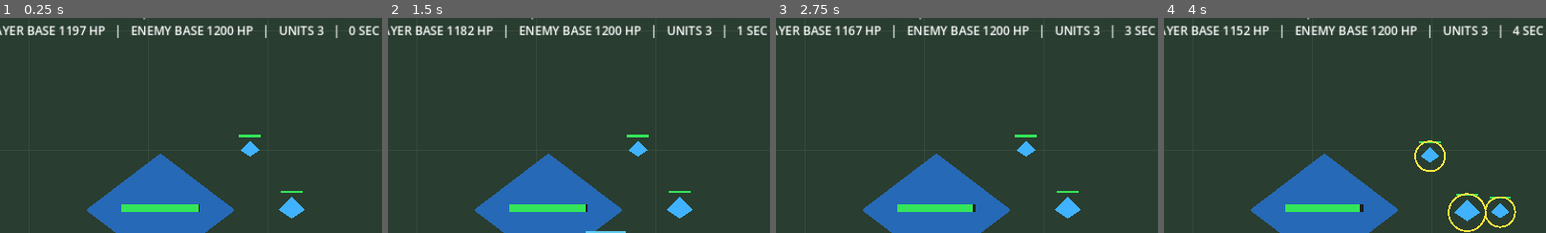
Above: before the commit, frames 1-4 (left to right).
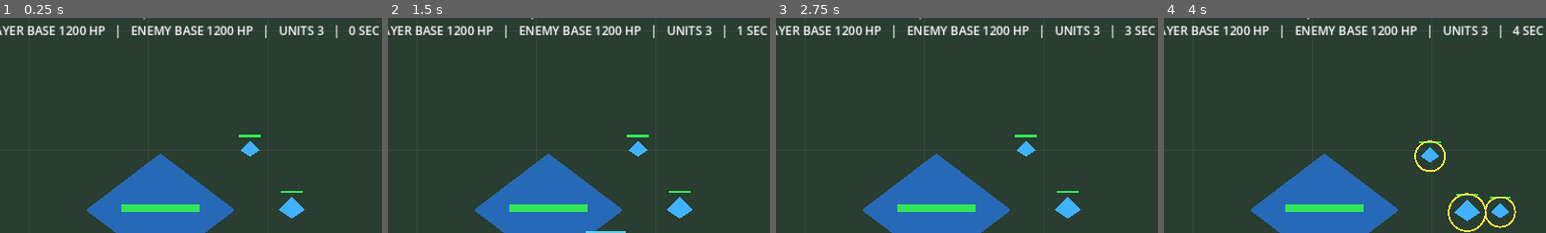
Above: after the commit, the same moments.

Repository: itsalirezajr-design/Empire-of-Lion-and-Sun
Game: Godot game, scene res://scenes/Main.tscn
Two runs of this game, one before a commit and one after it. Both use one fixed random seed, a clock stepped at 60 frames per second and the inputs below.
Inputs (mouse positions are % of the whole screen's width and height, from its top left):
- Up to frame 1 (0.25 s): no input
- Up to frame 2 (1.5 s): tap Enter at 0.5 s; move the mouse to (72, 45) at 0.52 s; hold Shift 0.53-1.25 s; click (72, 45) at 0.67 s; tap Space at 1.25 s; drag from (30, 55) to (45, 70) at 1.27 s
- Up to frame 3 (2.75 s): move the mouse to (60, 28) at 2.02 s; hold Shift from 2.03 s (still down); click (60, 28) at 2.17 s
- Up to frame 4 (4 s): release Shift at 2.75 s; drag from (45, 70) to (20, 35) at 2.77 s; move the mouse to (80, 65) at 3.52 s; hold Shift from 3.53 s (still down); click (80, 65) at 3.67 s
The pictures show only the part of the screen within x 4-54%, y 5-55%; the shares and areas given below are measured in that part.

The runs differ from the first frame. In frame 1, 0.1% of the frame differs, in the area x 17-53%, y 3-91%; in frame 2, 0.1%; in frame 3, 0.2%; in frame 4, 0.2%.

Commit message:
Fix base attack behavior for both teams

Diff:
--- a/scripts/main.gd
+++ b/scripts/main.gd
@@ -113,8 +113,14 @@
 			if pos.distance_to(destination) > 7.0:
 				pos = pos.move_toward(destination, float(unit["speed"]) * delta)
 				unit["pos"] = pos
+			elif is_player:
+				if pos.distance_to(ENEMY_BASE) <= 150.0 and float(unit["cooldown"]) <= 0.0:
+					enemy_base_hp -= float(unit["damage"])
+					unit["cooldown"] = ATTACK_INTERVAL
 			elif not is_player:
-				player_base_hp -= 4.0 * delta
+				if pos.distance_to(PLAYER_BASE) <= 150.0 and float(unit["cooldown"]) <= 0.0:
+					player_base_hp -= float(unit["damage"])
+					unit["cooldown"] = ATTACK_INTERVAL
 		if float(unit["hp"]) <= 0.0:
 			if selected_units.has(unit):
 				selected_units.erase(unit)
